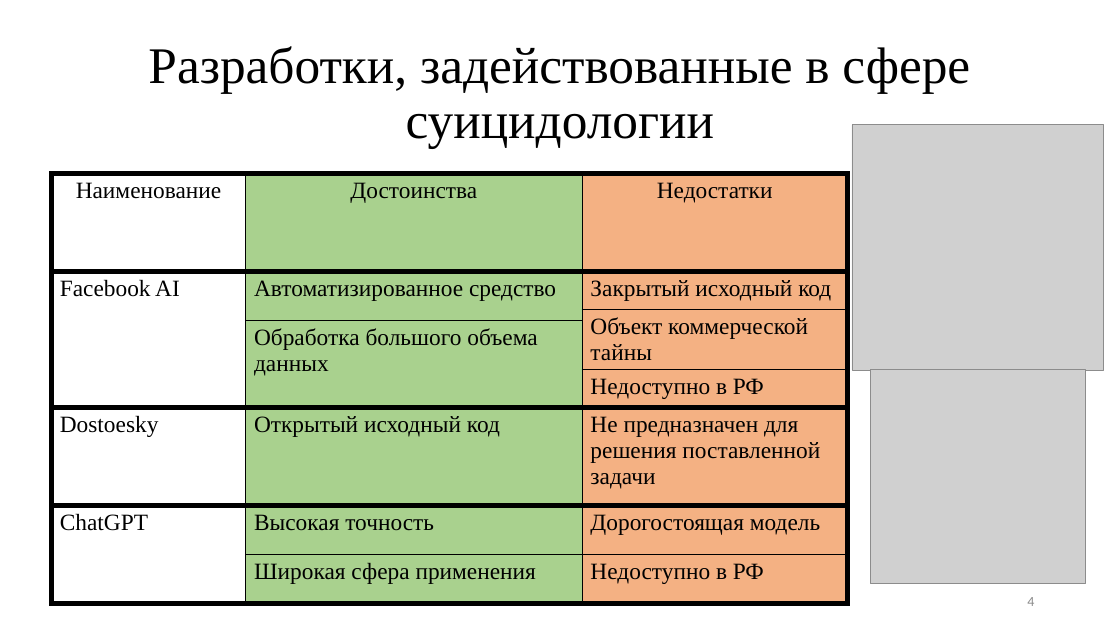
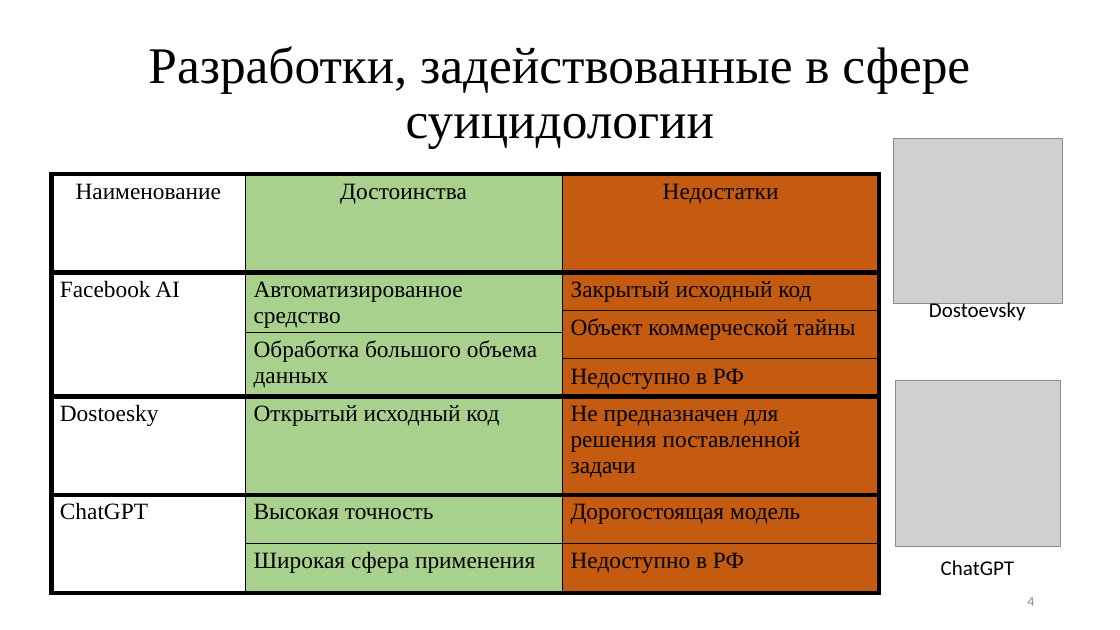
Before and after one commit to TheSawIsTheLaw/iWannaKillMyself, a slide deck: slide 4 of iWannaNote/iHatePresentations/presentation.pptx. Drawn at 1120x630 pixels with LibreOffice and Linux fonts; fonts in the diff are those of the drawing; grey boxes stand for pictures. Boxes give left, top, right and bottom in pixels: in the first picture for what was removed or moved away, otherwise in the second. Text is boxed around its words. In the diff, an @@ line names an element or a change of style, - is before the commit and + after.

```diff
--- a/iWannaNote/iHatePresentations/presentation.pptx
+++ b/iWannaNote/iHatePresentations/presentation.pptx
@@ picture: place and size @@
-picture at [852, 125, 1104, 371]
+picture at [893, 139, 1063, 304]
@@ table at [51, 174, 879, 597] @@
@@ fill #F4B183 to #C55A11 in 7 cells @@
@@ table: place and size @@
-table at [51, 174, 847, 608]
+table at [51, 174, 879, 597]
@@ text added at [929, 299, 1026, 321], 18 pt, text #000000 @@
+Dostoevsky
@@ picture: place and size @@
-picture at [871, 370, 1086, 585]
+picture at [896, 381, 1061, 546]
@@ text added at [941, 560, 1014, 575], 18 pt, text #000000 @@
+ChatGPT
```
Also in this commit, not shown: 3 other slides changed, 8 other files.
